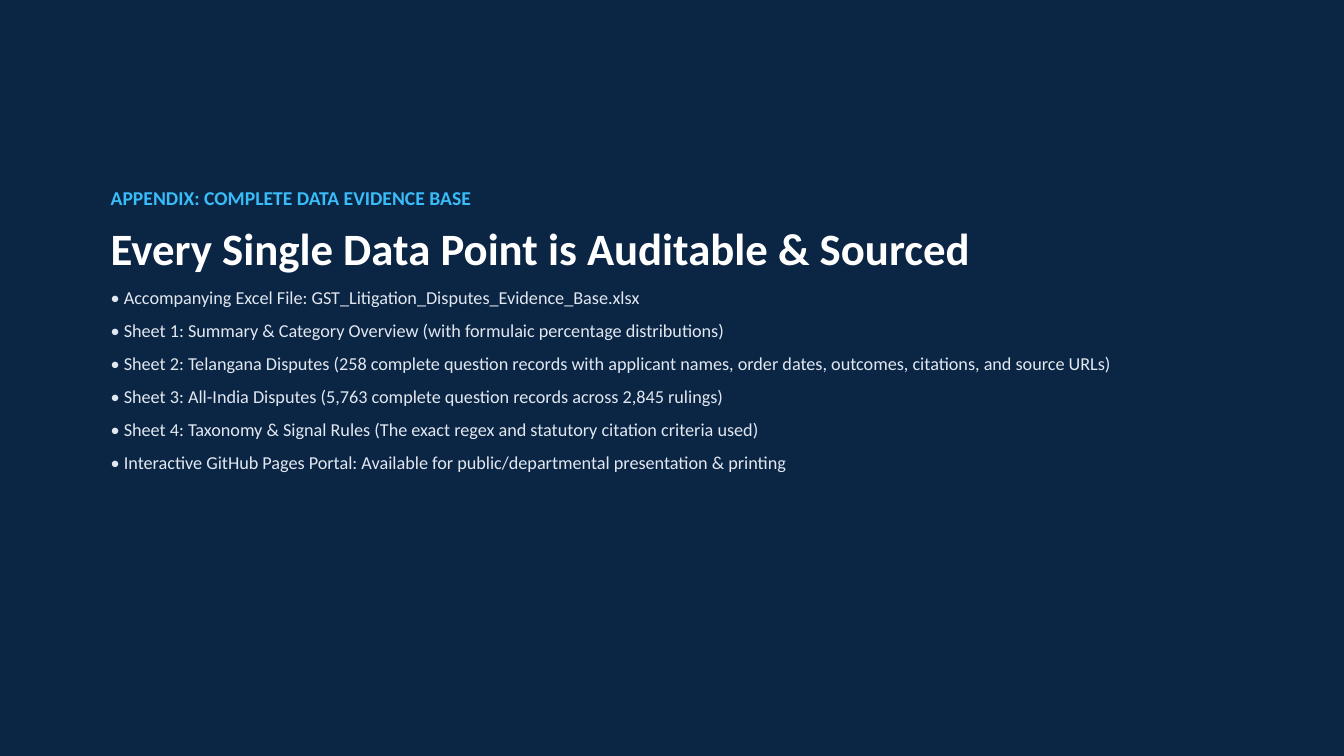
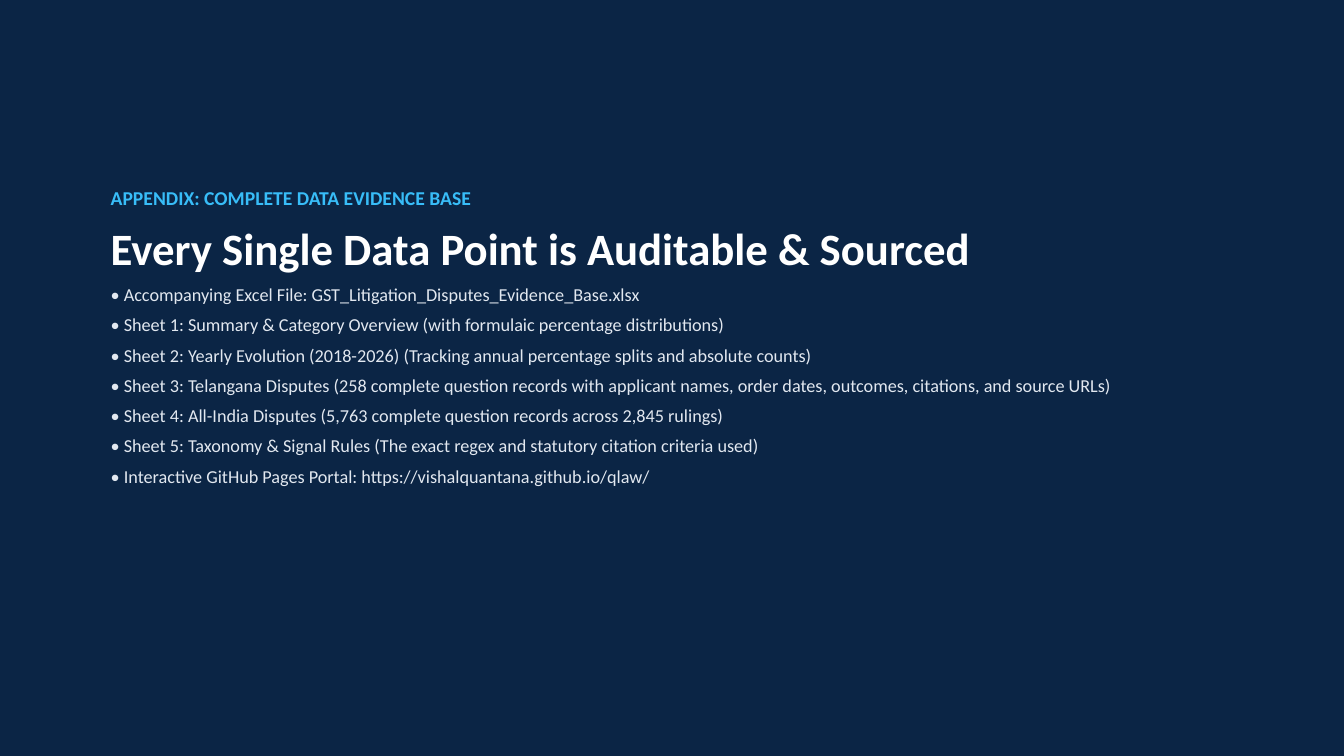
Before and after one commit to vishalquantana/qlaw, a slide deck: slide 12 of docs/GST_Litigation_Causes_Revenue_Secretary.pptx (slide 10 before the commit). Drawn at 1344x756 pixels with LibreOffice and Linux fonts; fonts in the diff are those of the drawing. Boxes give left, top, right and bottom in pixels: in the first picture for what was removed or moved away, otherwise in the second. Text is boxed around its words. In the diff, an @@ line names an element or a change of style, - is before the commit and + after.

Commit message:
feat(analysis): add court docket divergence and temporal evolution (2018-2026) across deck, excel, doc, and web

```diff
--- a/docs/GST_Litigation_Causes_Revenue_Secretary.pptx
+++ b/docs/GST_Litigation_Causes_Revenue_Secretary.pptx
@@ text at (124,288,724,334): less space between paragraphs @@
@@ text at (124,349,1111,486): text changed @@
-• Sheet 2: Telangana Disputes (258 complete question records with applicant names, order dates, outcomes, citations, and source URLs)
-• Sheet 3: All-India Disputes (5,763 complete question records across 2,845 rulings)
-• Sheet 4: Taxonomy & Signal Rules (The exact regex and statutory citation criteria used)
-• Interactive GitHub Pages Portal: Available for public/departmental presentation & printing
+• Sheet 2: Yearly Evolution (2018-2026) (Tracking annual percentage splits and absolute counts)
+• Sheet 3: Telangana Disputes (258 complete question records with applicant names, order dates, outcomes, citations, and source URLs)
+• Sheet 4: All-India Disputes (5,763 complete question records across 2,845 rulings)
+• Sheet 5: Taxonomy & Signal Rules (The exact regex and statutory citation criteria used)
+• Interactive GitHub Pages Portal: https://vishalquantana.github.io/qlaw/
```
Also in this commit, not shown: 9 other slides changed, 2 slides added, 6 other files.
